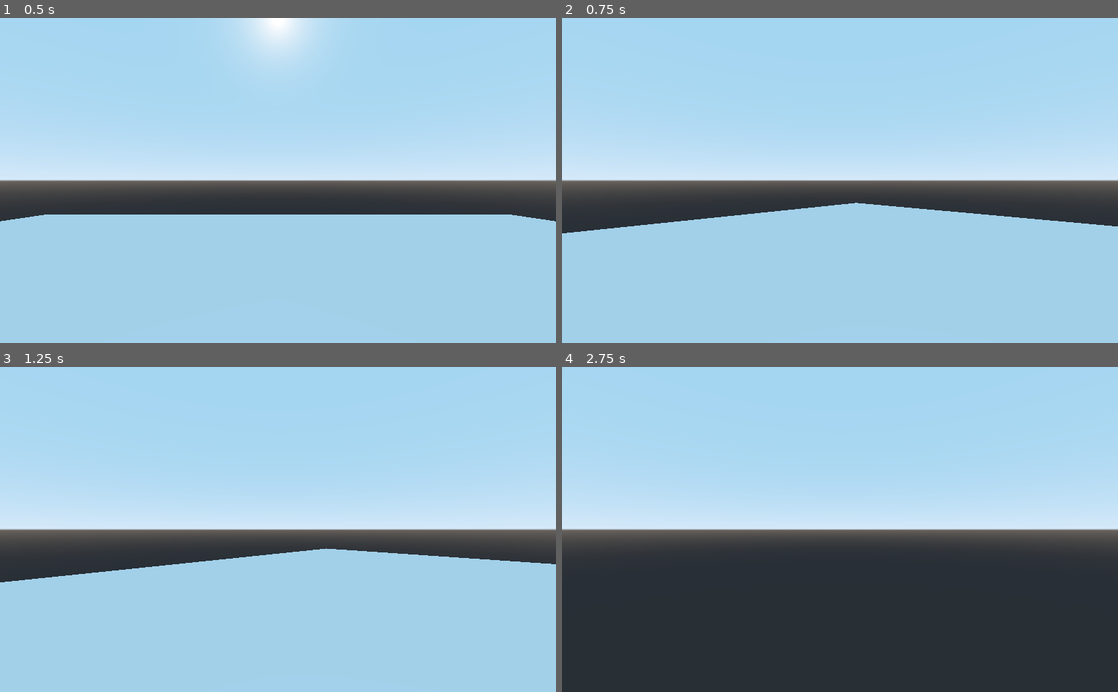
Above: before the commit, frames 1-4 (two rows, left to right).
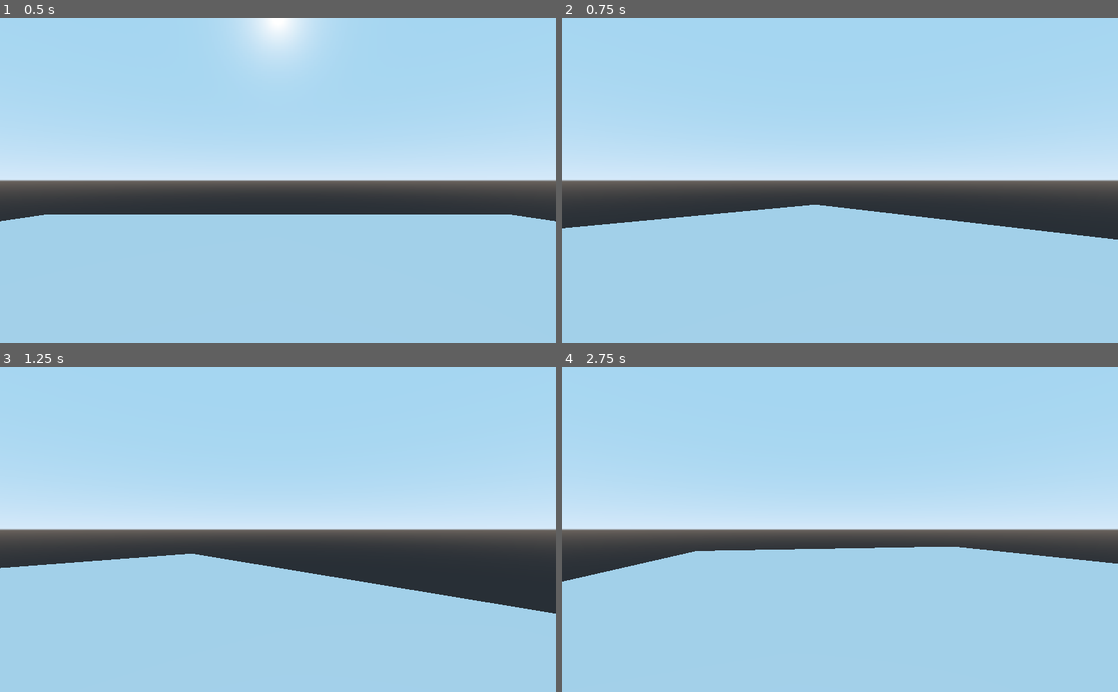
Above: after the commit, the same moments.

Repository: Xwilarg/EscapeTheCrunch
Game: Godot game, scene res://Resources/Scenes/FPSController.tscn
The game is run twice, just before and just after one commit, with the same random seed, the same clock (stepped at 60 frames per second) and the same inputs.
Inputs (mouse positions are in pixels of both pictures, inside the frame that each line leads up to):
- Up to frame 1 (0.5 s): no input
- Up to frame 2 (0.75 s): tap Enter at 0.5 s; move the mouse to (962, 164) at 0.52 s; hold D (move_right) from 0.53 s (still down)
- Up to frame 3 (1.25 s): keep holding D (move_right)
- Up to frame 4 (2.75 s): move the mouse to (728, 545) at 1.27 s; release D (move_right) at 1.28 s; hold S (move_back) 1.28-2.03 s; move the mouse to (895, 458) at 2.02 s; hold D (move_right) from 2.03 s (still down)

Frame 1 is identical in both runs. In frame 2, 2.0% of the frame differs, in the area x 0-100%, y 56-69%; in frame 3, 7.0%; in frame 4, 42%, in the area x 0-100%, y 55-100%.

Commit message:
Fix FPS controller

Diff:
--- a/Resources/Scenes/PlayerController.gd
+++ b/Resources/Scenes/PlayerController.gd
@@ -1,31 +1,27 @@
 extends KinematicBody
 
 export var speed = 15
-export var xSens = 1
-
-var velocity = Vector3.ZERO
+export var xSens = -1
 
 func _ready():
 	pass
 
 func _input(event):
 	if event is InputEventMouseMotion:
-		$Camera.rotate_z(deg2rad(event.relative.x * xSens))
+		rotate_y(deg2rad(event.relative.x * xSens))
 
 func _physics_process(delta):
-	var direction = Vector3.ZERO
+	var x = 0
+	var y = 0
 
 	if Input.is_action_pressed("move_right"):
-		direction.x += 1
+		x = 1
 	elif Input.is_action_pressed("move_left"):
-		direction.x -= 1
+		x = -1
 	if Input.is_action_pressed("move_back"):
-		direction.z += 1
+		y = 1
 	elif Input.is_action_pressed("move_forward"):
-		direction.z -= 1
+		y = -1
 
-	direction = direction.normalized()
-
-	var forward = global_transform.basis
-	velocity = forward.z * direction.z * speed + forward.x * direction.x * speed
-	velocity = move_and_slide(velocity, Vector3.UP)
+	var velocity = (global_transform.basis.y * y + global_transform.basis.x * x).normalized() * speed
+	move_and_slide(velocity)
